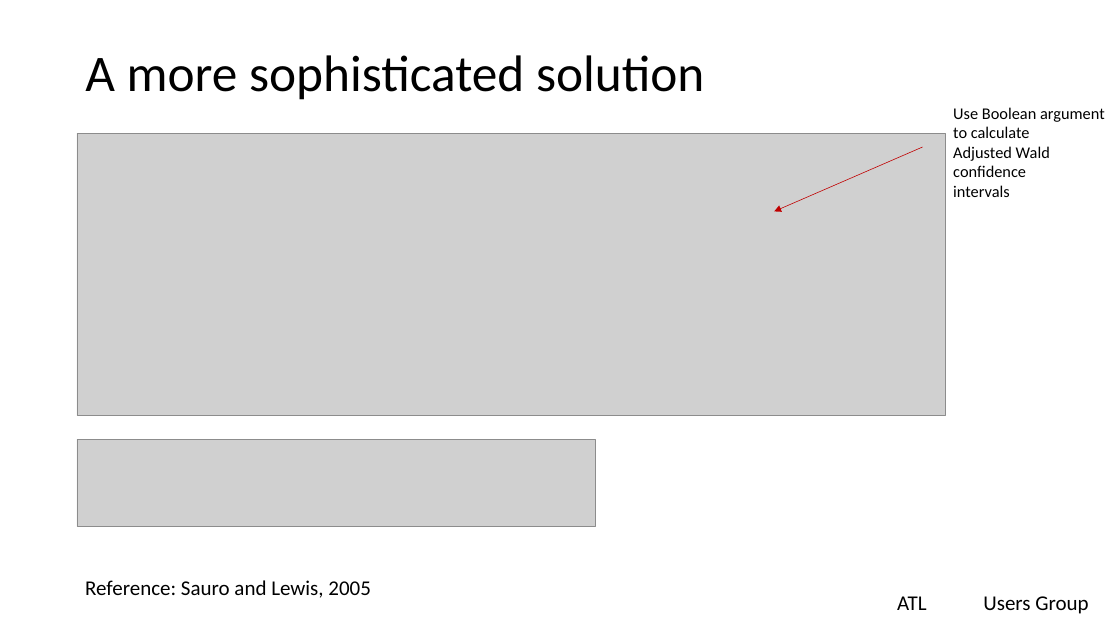
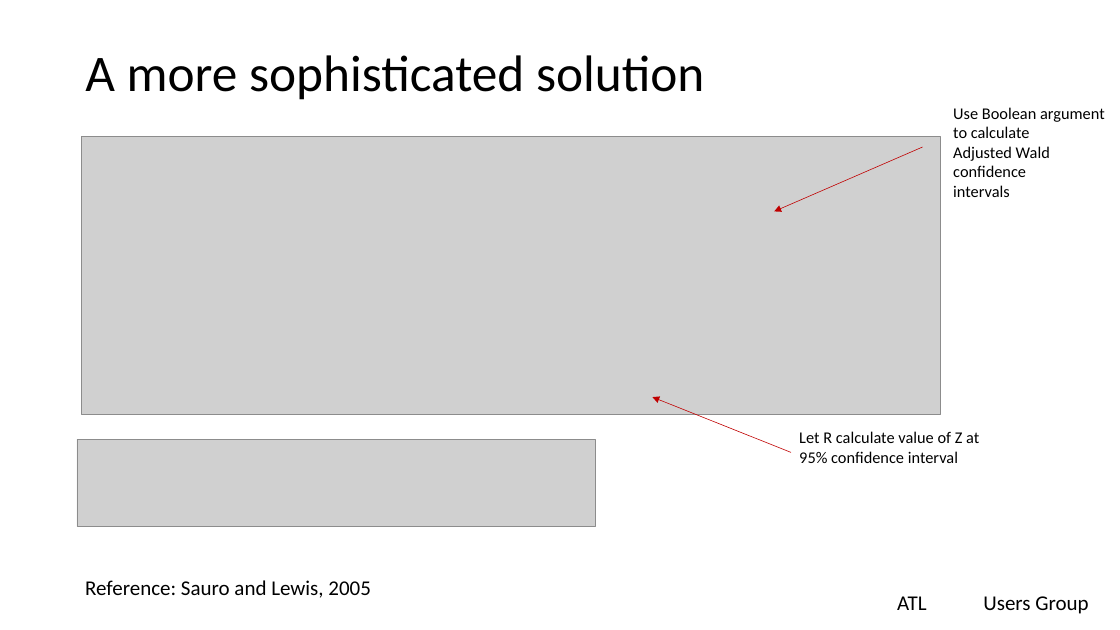
Before and after one commit to lgreski/communications, a slide deck: slide 13 of presentations/debuggingBernoulliTrials.pptx. Drawn at 1120x630 pixels with LibreOffice and Linux fonts; fonts in the diff are those of the drawing; grey boxes stand for pictures; background and template pictures are left out. Boxes give left, top, right and bottom in pixels: in the first picture for what was removed or moved away, otherwise in the second. Text is boxed around its words. In the diff, an @@ line names an element or a change of style, - is before the commit and + after.

```diff
--- a/presentations/debuggingBernoulliTrials.pptx
+++ b/presentations/debuggingBernoulliTrials.pptx
@@ picture: place and size @@
-picture at box(77, 134, 945, 416)
+picture at box(82, 137, 941, 415)
@@ arrow added from (791, 453) to (653, 397), #C00000 0.5 pt @@
@@ text added at box(799, 431, 979, 463), 14 pt, text #000000 @@
+Let R calculate value of Z at
+95% confidence interval
```
Also in this commit, not shown: 5 other slides changed, 2 slides added, 1 slide removed, 1 other file.
